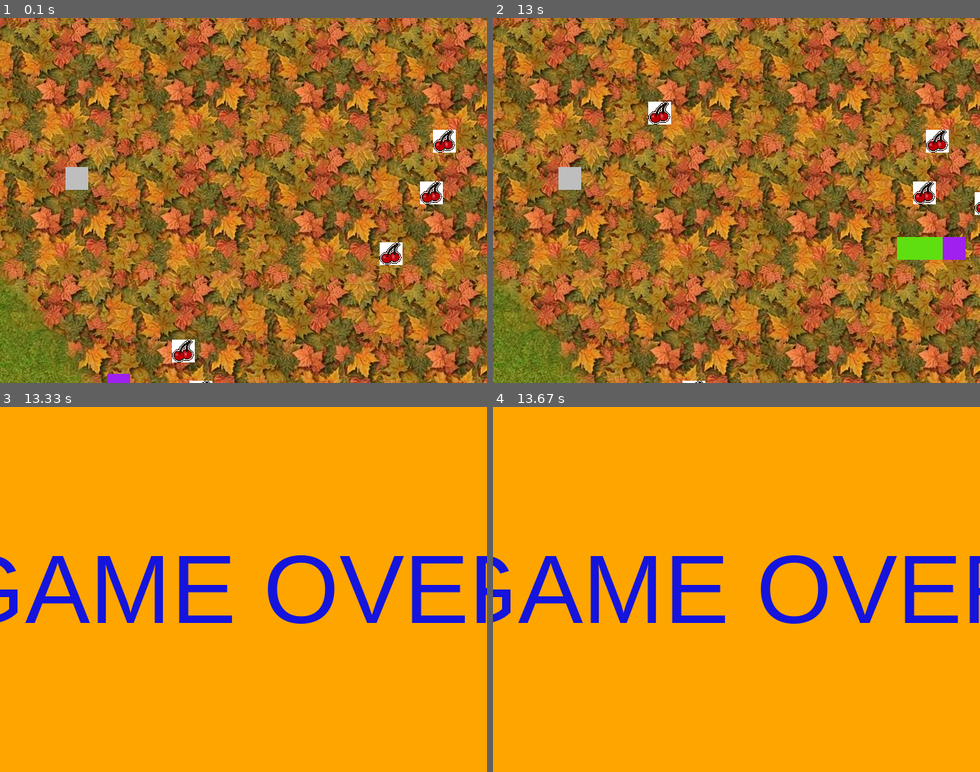
Above: before the commit, frames 1-4 (two rows, left to right).
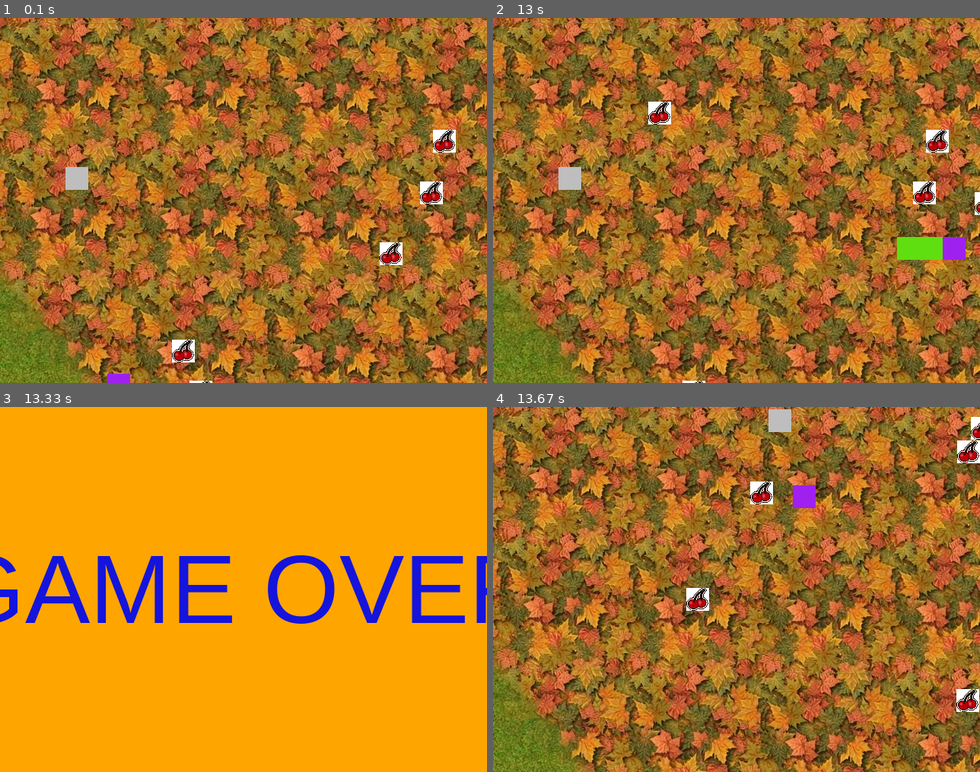
Above: after the commit, the same moments.

Repository: Ray-SunR/snakes-pygame
Game: pygame game, started from snakes.py
The game is run twice, just before and just after one commit, with the same random seed, the same clock (stepped at 60 frames per second) and the same inputs.
Inputs:
- Up to frame 1 (0.1 s): no input
- Up to frame 2 (13 s): hold Up 0.33-0.8 s; hold Right 0.83-1.47 s; hold Down 1.5-1.87 s; hold Left 1.9-2.37 s; hold Right 2.4-2.87 s; hold Up 2.9-3.2 s; hold Right 3.23-3.7 s; hold Left 3.73-4.27 s; hold Down 4.3-4.6 s; hold Left 4.63-5.03 s; hold Up 5.07-5.43 s; hold Right 5.47-6.1 s; hold Down 6.13-6.5 s; hold Left 6.53-7 s; hold Right 7.03-7.5 s; hold Up 7.53-7.83 s; hold Right 7.87-8.33 s; hold Left 8.37-8.9 s; hold Down 8.93-9.23 s; hold Left 9.27-9.67 s; hold Up 9.7-10.07 s; hold Right 10.1-10.73 s; hold Down 10.77-11.13 s; hold Left 11.17-11.63 s; hold Right 11.67-12.13 s; hold Up 12.17-12.47 s; hold Right 12.5-12.97 s
- Up to frame 3 (13.33 s): hold Left from 13 s (still down)
- Up to frame 4 (13.67 s): release Left at 13.53 s; tap Space at 13.57 s

Frames 1-3 are identical in both runs. In frame 4, 100% of the frame differs, in the area x 0-100%, y 0-100%.

Commit message:
Added support for quiting and restarting.

Diff:
--- a/snakes.py
+++ b/snakes.py
@@ -154,6 +154,12 @@
 			if e.type == pygame.QUIT:
 				# The user closed the window.
 				return False
+			elif e.type == pygame.KEYDOWN:
+				if e.key == pygame.K_ESCAPE:
+					return False
+				elif e.key == pygame.K_SPACE:
+					play_game()
+					return False
 
 
 if __name__ == '__main__':
